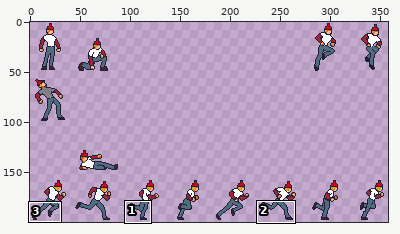
A sprite sheet gets an edit: Dura Praxis/Assets/Sprites/Enemy/Enemy.png. Above, an overview of the earlier version with the close-up marked.
Close-up. The starting point:
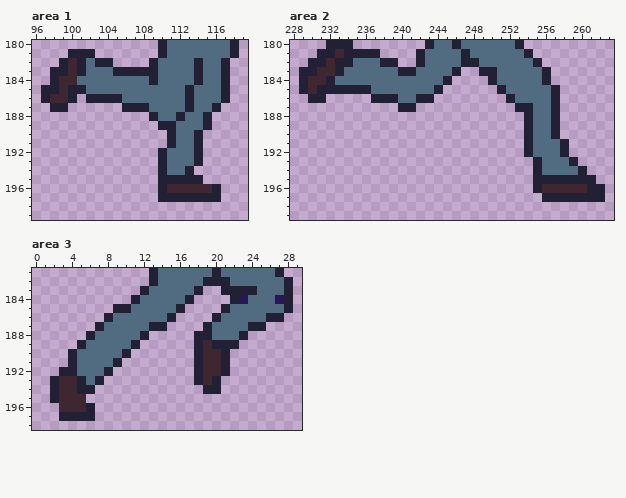
The file is 368x200 pixels. Shown: area 1: x 96..119, y 180..199; area 2: x 228..263, y 180..199; area 3: x 0..29, y 181..198. The wide view leaves out empty margins. The commit also changed other parts of the picture, which this record leaves out.
New version:
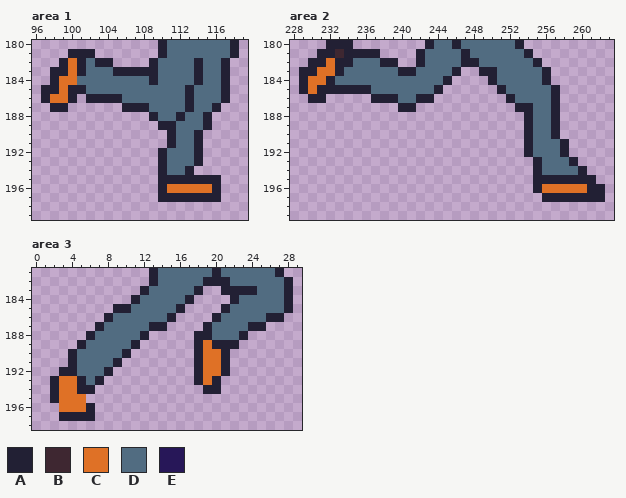
Palette (. is transparent): A #222034  B #3e2731  C #df7126  D #516c81  E #271758
Difference:
--- area 1
@@ x 96..102 @@
 181 ....AAA
-182 ...ABAD
-183 ..AABAD
-184 ..ABBDD
-185 .AABAAD
-186 .ABBA.A
+182 ...ACAD
+183 ..AACAD
+184 ..ACCDD
+185 .AACAAD
+186 .ACCA.A
 187 ..AA...
@@ x 109..118 @@
 194 .ADDA.....
-195 .AAAAA....
-196 .ABBBBBA..
+195 .AAAAAAA..
+196 .ACCCCCA..
 197 .AAAAAAA..
--- area 2
@@ x 228..234 @@
 181 ...AABA
-182 ..AABAA
-183 .AABBAD
-184 .ABBADD
-185 .ABAAAA
+182 ..AACAA
+183 .AACCAD
+184 .ACCADD
+185 .ACAAAA
 186 ..AA...
@@ x 254..262 @@
 195 .AAAAAAA.
-196 .ABBBBBAA
+196 .ACCCCCAA
 197 ..AAAAAAA
--- area 3
@@ x 21..29 @@
 183 AAAADDDA.
-184 .AEDDDEA.
+184 .ADDDDDA.
 185 ADDDDDDA.
@@ x 0..29 @@
 188 ......ADDDDDA.....AADDDA......
-189 .....ADDDDDA......ABAAA.......
-190 ....ADDDDDA.......ABBA........
-191 ....ADDDDA........ABBA........
-192 ...AADDDA.........ABBA........
-193 ..ABBADA..........ABA.........
-194 ..ABBAA............AA.........
-195 ..ABBB........................
-196 ...BBBA.......................
+189 .....ADDDDDA......ACAAA.......
+190 ....ADDDDDA.......ACCA........
+191 ....ADDDDA........ACCA........
+192 ...AADDDA.........ACCA........
+193 ..ACCADA..........ACA.........
+194 ..ACCAA............AA.........
+195 ..ACCC........................
+196 ...CCCA.......................
 197 ...AAAA.......................
Changed places in both close-ups, as pixel boxes (x1, y1, x2, y2):
changed: (50, 58, 77, 103)
changed: (167, 175, 221, 193)
changed: (308, 58, 335, 94)
changed: (542, 184, 587, 193)
changed: (203, 295, 248, 385)
changed: (275, 295, 284, 304)
changed: (59, 376, 86, 412)
